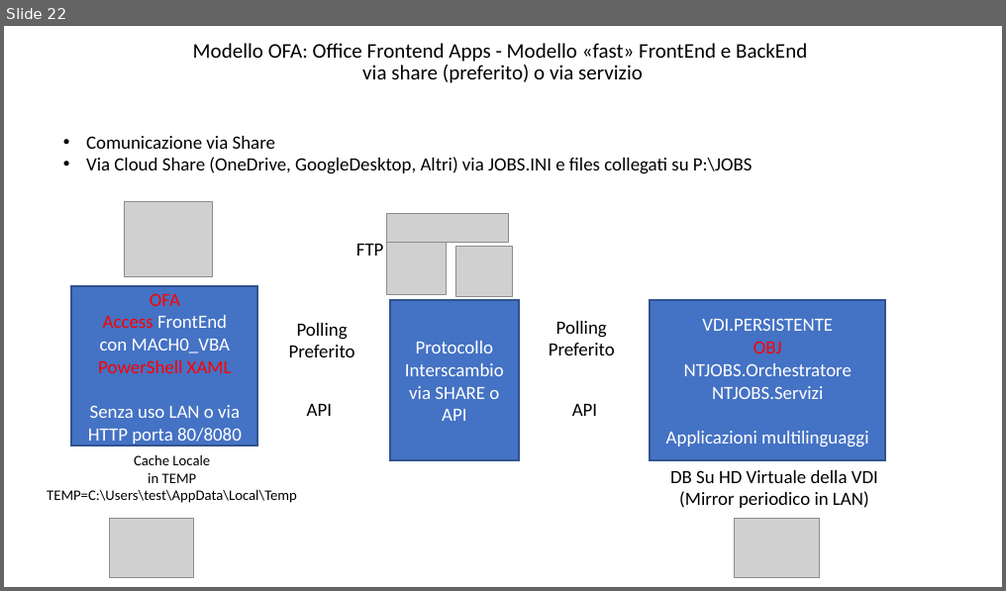
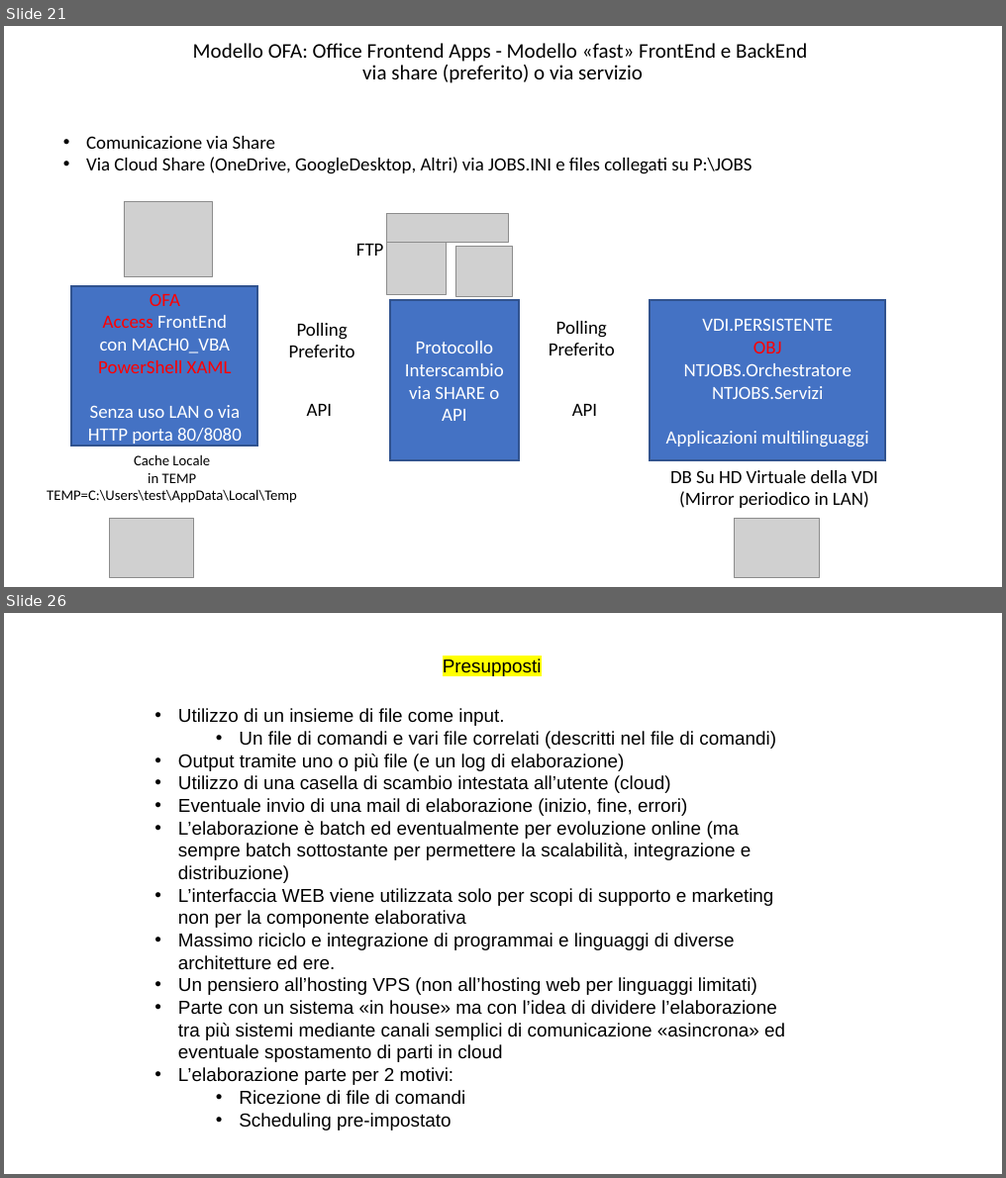
Before and after one commit to ntgcorp/ntJobsOS, a slide deck: ntjobs_white_paper_it.pptx. Shown one above the other, each under a label of ours: slide 22 before the commit, slides 21 and 26 after it; the slides between them are not shown. The pictures are 1006x591 and 1006x1178 pixels, drawn with LibreOffice and Linux fonts; fonts in the diff are those of the drawing; grey boxes stand for pictures. Boxes give left, top, right and bottom in pixels: in the first picture for what was removed or moved away, otherwise in the second. Text is boxed around its words. In the diff, an @@ line names an element or a change of style, - is before the commit and + after.

```diff
--- a/ntjobs_white_paper_it.pptx
+++ b/ntjobs_white_paper_it.pptx
@@ slide 26 added at (4,613,1002,1174), background #FFFFFF @@
@@ text added at (443,659,542,676), 18 pt, text #000000 @@
+Presupposti
@@ text added at (178,708,785,1131), 18 pt, text #000000 @@
+• Utilizzo di un insieme di file come input.
+  • Un file di comandi e vari file correlati (descritti nel file di comandi)
+• Output tramite uno o più file (e un log di elaborazione)
+• Utilizzo di una casella di scambio intestata all’utente (cloud)
+• Eventuale invio di una mail di elaborazione (inizio, fine, errori)
+• L’elaborazione è batch ed eventualmente per evoluzione online (ma sempre batch sottostante per permettere la scalabilità, integrazione e distribuzione)
+• L’interfaccia WEB viene utilizzata solo per scopi di supporto e marketing non per la componente elaborativa
+• Massimo riciclo e integrazione di programmai e linguaggi di diverse architetture ed ere.
+• Un pensiero all’hosting VPS (non all’hosting web per linguaggi limitati)
+• Parte con un sistema «in house» ma con l’idea di dividere l’elaborazione tra più sistemi mediante canali semplici di comunicazione «asincrona» ed eventuale spostamento di parti in cloud
+• L’elaborazione parte per 2 motivi:
+  • Ricezione di file di comandi
+  • Scheduling pre-impostato
@@ what was slide 22 is now slide 21 @@
```
Also in this commit, not shown: 12 slides changed, 15 other slides added, 1 slide removed, 8 other files.
